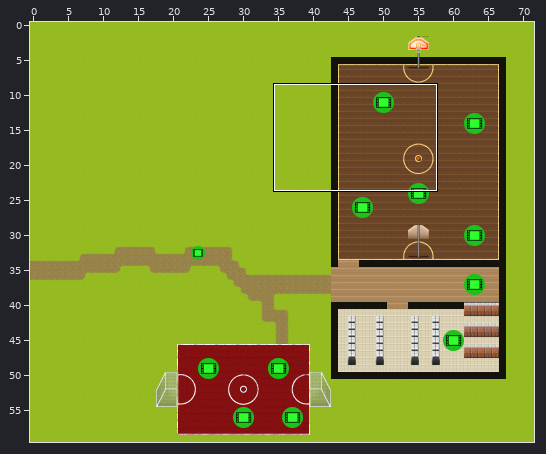
Tiled map (JSON): raw/maps/sport.json. Above: a wide view before the commit, with the close-up outlined.
Close-up. Before:
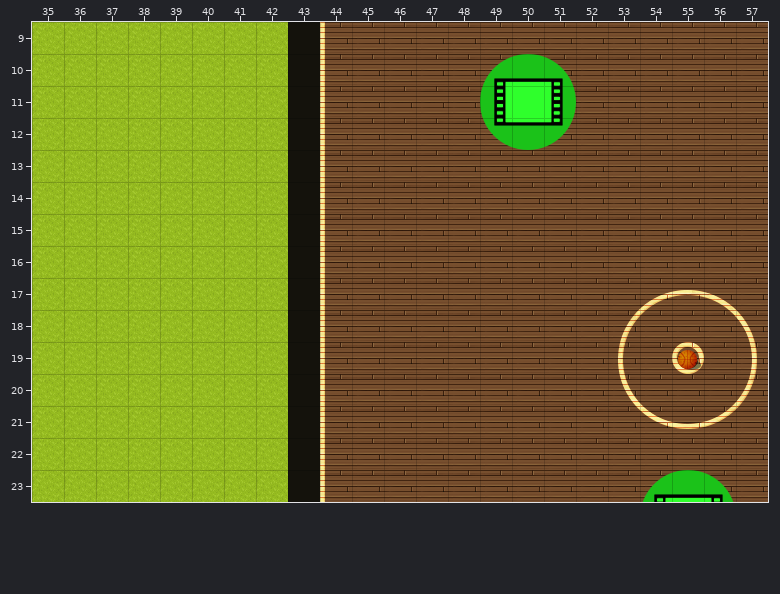
Cells are 32x32 px. Shown: x 35..57, y 9..23. The commit also changed other parts of the map, which this record leaves out.
New version:
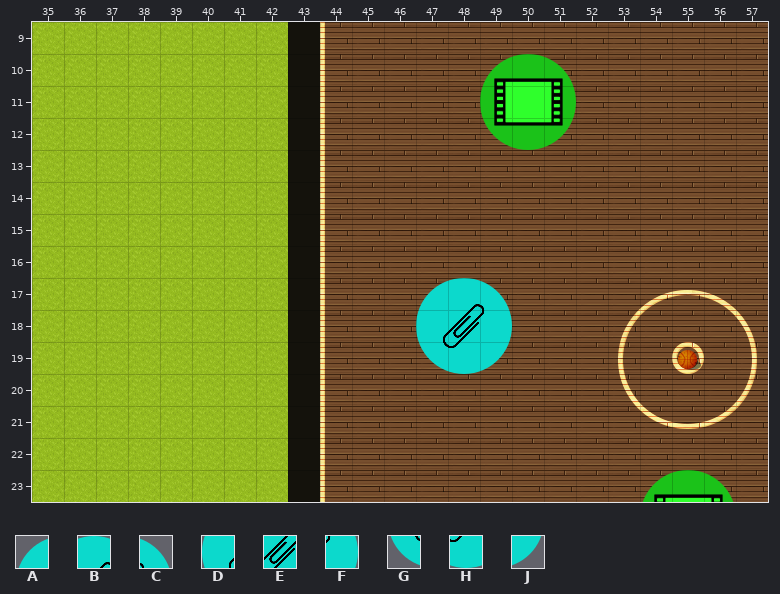
Key: from "Icons": A 33, B 34, C 35, D 44, E 45, F 46, G 55, H 56, J 57.
_ is an empty cell.
Tiles of an added or newly shown layer are drawn over the layers below it.
Change:
Changed rows in their new state; . is an unchanged cell.
Layer "Website2" (added):
first column x 47:
17 ABC
18 DEF
19 GHJ
Changed places in both close-ups, as pixel boxes (x1, y1, x2, y2):
added: (416, 278, 512, 374)
